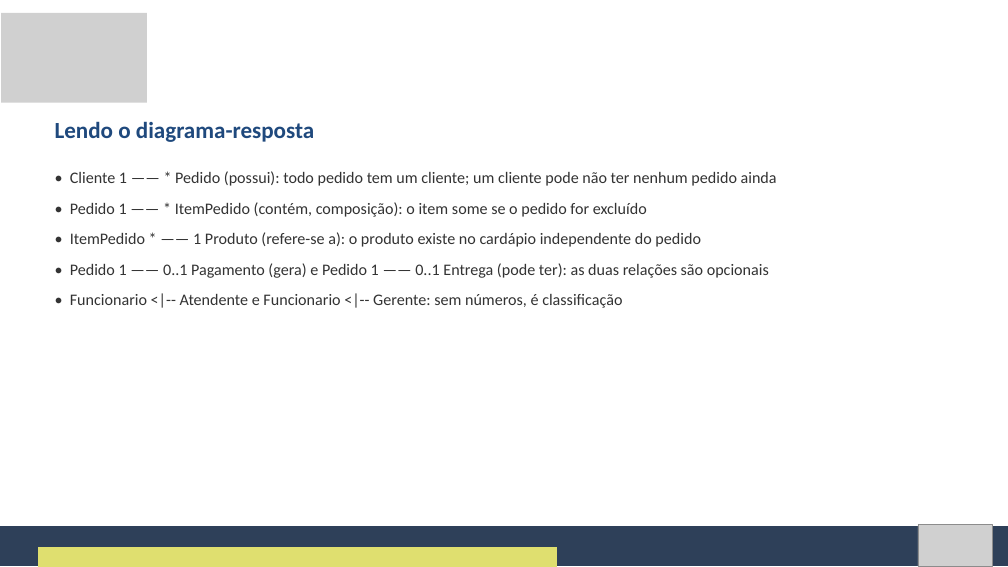
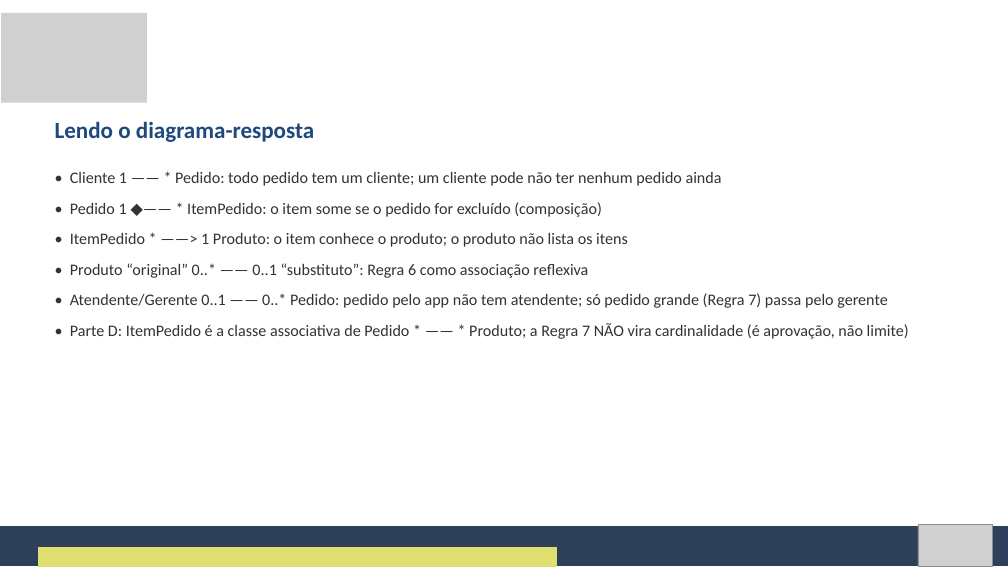
Before and after one commit to Natan20/Curso-Modelagem-De-Sistemas-Material, a slide deck: slide 83 of Aula 06 - 25-09-2026/Aula 6 - Slides.pptx (slide 84 before the commit). Drawn at 1008x567 pixels with LibreOffice and Linux fonts; fonts in the diff are those of the drawing; grey boxes stand for pictures. Boxes give left, top, right and bottom in pixels: in the first picture for what was removed or moved away, otherwise in the second. Text is boxed around its words. In the diff, an @@ line names an element or a change of style, - is before the commit and + after.

Commit message:
Amplia a Aula 6: cardinalidade e além, atividades com ponto de partida
- Slides (117) e Apostila reestruturados: 1:1/1:N/N:N, papéis, navegabilidade,
  associação reflexiva, classe associativa, restrições e ponte com o banco
- Atividade 1 alinhada ao diagrama da Aula 5 (verbos originais e as
  associações Atendente registra / Gerente autoriza Pedido)
- Atividade 3 (revisão geral AutoCerto) dividida em 3 etapas, com exemplo
  de formato para cada parte
- Exemplo guiado com passos de posicionamento e slide de resultado esperado
- Arquivos .drawio de ponto de partida para o exemplo guiado e as
  Atividades 1 e 2
- Novos diagramas da aula

```diff
--- a/Aula 06 - 25-09-2026/Aula 6 - Slides.pptx
+++ b/Aula 06 - 25-09-2026/Aula 6 - Slides.pptx
@@ text at [70, 172, 909, 339]: text changed @@
-• Cliente 1 —— * Pedido (possui): todo pedido tem um cliente; um cliente pode não ter nenhum pedido ainda
-• Pedido 1 —— * ItemPedido (contém, composição): o item some se o pedido for excluído
-• ItemPedido * —— 1 Produto (refere-se a): o produto existe no cardápio independente do pedido
-• Pedido 1 —— 0..1 Pagamento (gera) e Pedido 1 —— 0..1 Entrega (pode ter): as duas relações são opcionais
-• Funcionario <|-- Atendente e Funcionario <|-- Gerente: sem números, é classificação
+• Cliente 1 —— * Pedido: todo pedido tem um cliente; um cliente pode não ter nenhum pedido ainda
+• Pedido 1 ◆—— * ItemPedido: o item some se o pedido for excluído (composição)
+• ItemPedido * ——> 1 Produto: o item conhece o produto; o produto não lista os itens
+• Produto “original” 0..* —— 0..1 “substituto”: Regra 6 como associação reflexiva
+• Atendente/Gerente 0..1 —— 0..* Pedido: pedido pelo app não tem atendente; só pedido grande (Regra 7) passa pelo gerente
+• Parte D: ItemPedido é a classe associativa de Pedido * —— * Produto; a Regra 7 NÃO vira cardinalidade (é aprovação, não limite)
```
Also in this commit, not shown: 64 other slides changed, 41 slides added, 30 slides removed, 20 other files.
